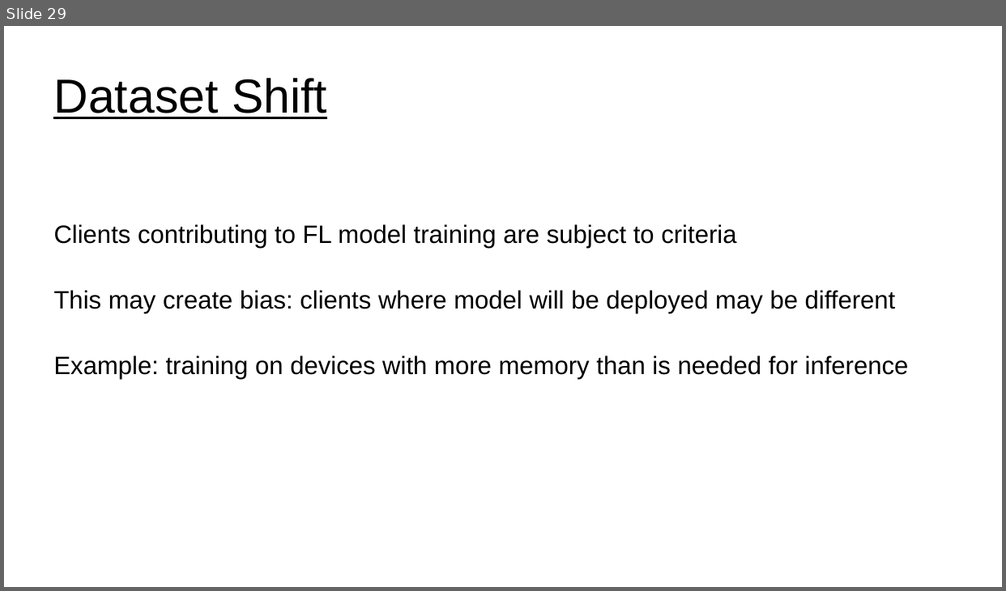
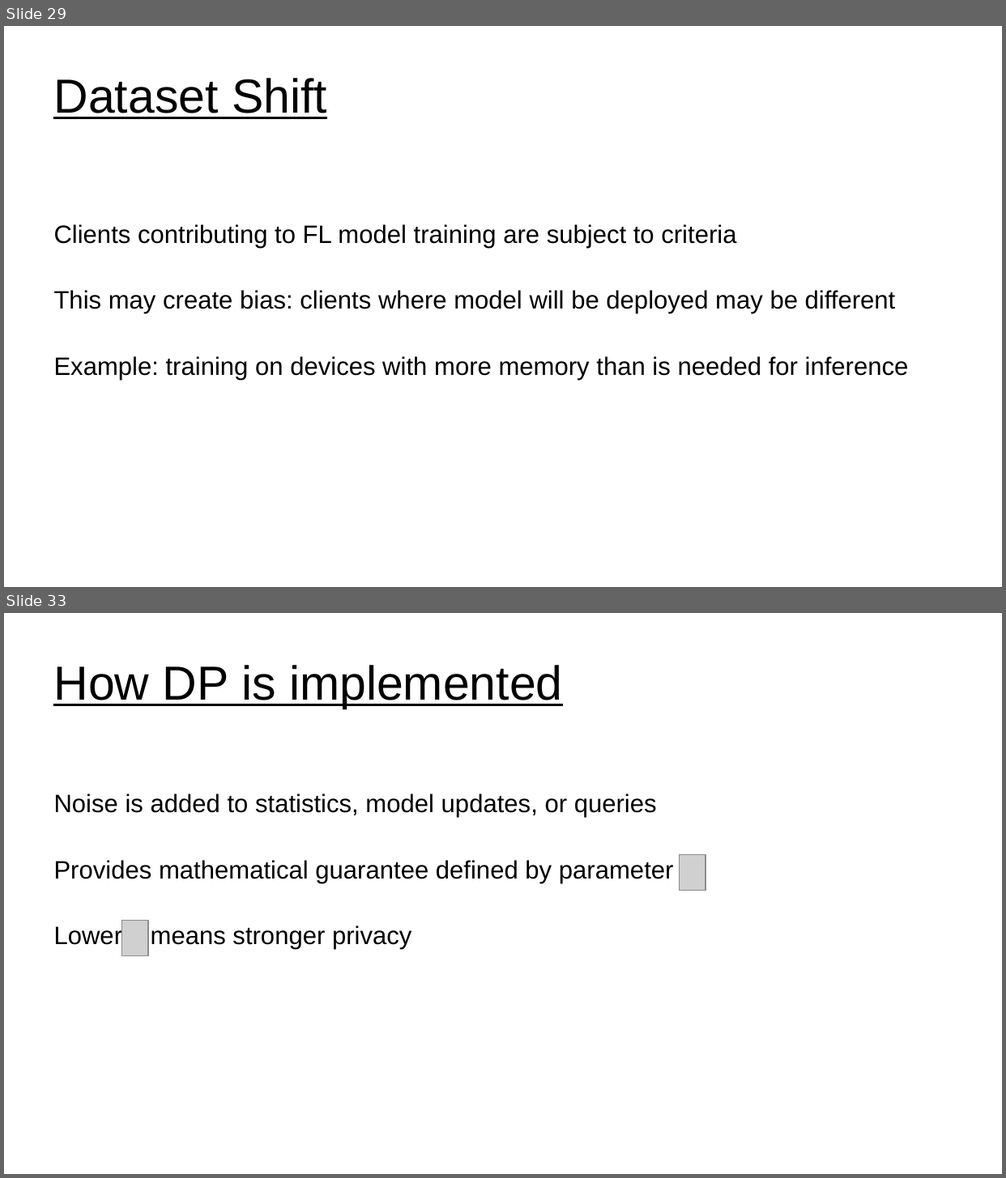
Before and after one commit to UVADS/distributed_computing, a slide deck: 07_distributed_model_training/federated_learning.ppt. Shown one above the other, each under a label of ours: slide 29 before the commit, slides 29 and 33 after it; the slides between them are not shown. The pictures are 1006x591 and 1006x1178 pixels, drawn with LibreOffice and Linux fonts; fonts in the diff are those of the drawing; grey boxes stand for pictures. Boxes give left, top, right and bottom in pixels: in the first picture for what was removed or moved away, otherwise in the second. Text is boxed around its words. In the diff, an @@ line names an element or a change of style, - is before the commit and + after.

Commit message:
added differential privacy slides

```diff
--- a/07_distributed_model_training/federated_learning.ppt
+++ b/07_distributed_model_training/federated_learning.ppt
@@ slide 33 added at bbox=[4, 613, 1002, 1174], background #FFFFFF @@
@@ title added at bbox=[53, 665, 563, 709], 38 pt, text #000000, underline @@
+How DP is implemented
@@ subtitle added at bbox=[54, 794, 674, 950], 20 pt, text #000000 @@
+Noise is added to statistics, model updates, or queries
+Provides mathematical guarantee defined by parameter
+Lower means stronger privacy
@@ picture added at bbox=[680, 854, 705, 890] @@
@@ picture added at bbox=[121, 921, 148, 956] @@
```
Also in this commit, not shown: 4 slides changed, 6 other slides added, 2 other files.
